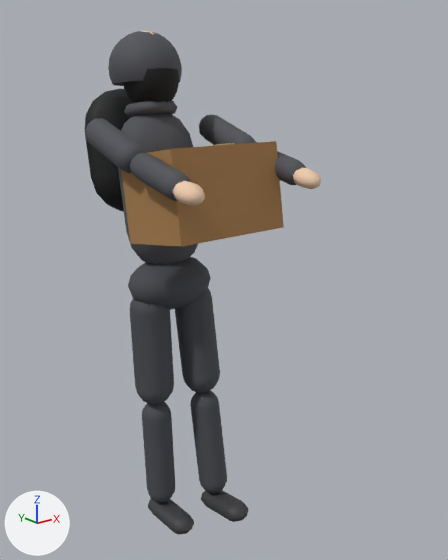
The glTF model city-hold/public/models/placeholder/char_looter_09_large_backpack.glb, before and after one commit.
Camera for both pictures: a 50 mm lens placed at (-1.214, -1.837, 1.587), pointed at (0.097, -0.198, 0.932). Lighting does not change. The marker at lower left points along +X, +Y and +Z. The picture after the commit comes second. Both versions are drawn at frame 26 of the action 'held'; the numbers are the values there.
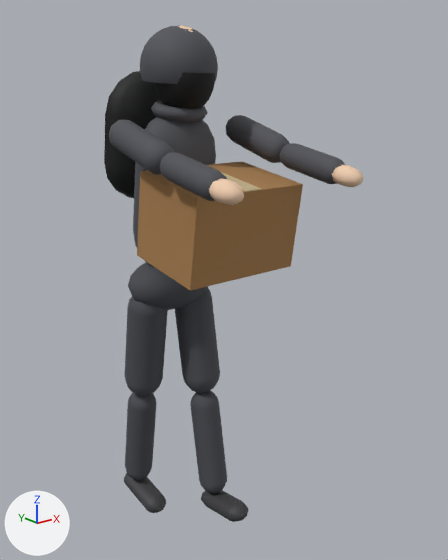
Not drawn themselves, but carrying or shaping drawn objects: ob_legl, ob_torso, ob_head, ob_arml, ob_armr.

Where the change shows, as pixel boxes (x1, y1, x2, y2) in the pictures (448 x 560 px):
'Mesh_14', turned
    before: (121, 141, 284, 247)
    after: (137, 161, 303, 290)
'Mesh_5', turned
    before: (85, 88, 133, 211)
    after: (104, 71, 161, 198)
'Mesh_9', turned
    before: (108, 31, 182, 86)
    after: (140, 26, 218, 84)
'Mesh_4', turned
    before: (118, 113, 198, 264)
    after: (133, 117, 216, 265)
'Mesh_1', turned
    before: (130, 299, 174, 405)
    after: (125, 297, 168, 395)
'Mesh_2', turned
    before: (142, 402, 175, 502)
    after: (125, 393, 157, 480)
'Mesh_11', turned
    before: (85, 118, 145, 173)
    after: (109, 120, 174, 175)
'Mesh_12', turned
    before: (130, 153, 191, 201)
    after: (160, 152, 227, 201)
'Mesh_10', turned
    before: (123, 68, 179, 103)
    after: (154, 72, 215, 109)
'Mesh_11.001', turned
    before: (199, 115, 257, 145)
    after: (226, 115, 290, 163)
'Mesh_12.001', turned
    before: (275, 151, 306, 185)
    after: (280, 143, 345, 184)
'Mesh_3', turned
    before: (148, 499, 194, 534)
    after: (124, 473, 166, 513)
'Mesh_13', turned
    before: (173, 181, 205, 206)
    after: (209, 178, 244, 205)
'Mesh_7', turned
    before: (124, 101, 177, 118)
    after: (151, 101, 208, 122)
'Mesh_13.001', turned
    before: (293, 167, 321, 189)
    after: (332, 165, 363, 187)
'Mesh_15', turned
    before: (210, 143, 235, 146)
    after: (221, 172, 262, 192)
'Mesh_8', turned (mostly hidden)
    before: (142, 31, 154, 34)
    after: (178, 26, 193, 32)

Edits to the bpy script that builds the scene:
```text
Change ob_legl:
    ob_legl.rotation_euler: (-0.0479, 0.0, 0.0) -> (0.165, 0.0, 0.0)  # degrees (-2.7, 0, 0) -> degrees (9.5, 0, 0)
Change ob_torso:
    ob_torso.rotation_euler: (-0.163, 0.0, 0.0) -> (0.15, 0.0, 0.0)  # degrees (-9.3, 0, 0) -> degrees (8.6, 0, 0)
Change ob_head:
    ob_head.rotation_euler: (0.0816, 0.0, 0.0) -> (-0.075, 0.0, 0.0)  # degrees (4.7, 0, 0) -> degrees (-4.3, 0, 0)
Change ob_arml:
    ob_arml.rotation_euler: (-1.092, 0.0, 0.0) -> (-1.45, 0.0, 0.0)  # degrees (-63, 0, 0) -> degrees (-83, 0, 0)
Change ob_armr:
    ob_armr.rotation_euler: (-1.092, 0.0, 0.0) -> (-1.45, 0.0, 0.0)  # degrees (-63, 0, 0) -> degrees (-83, 0, 0)
```
